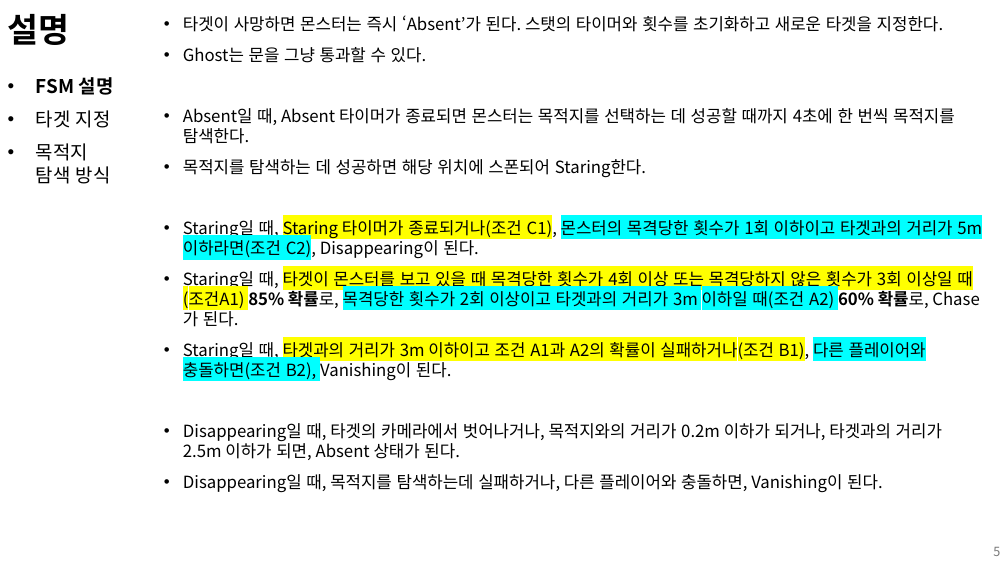
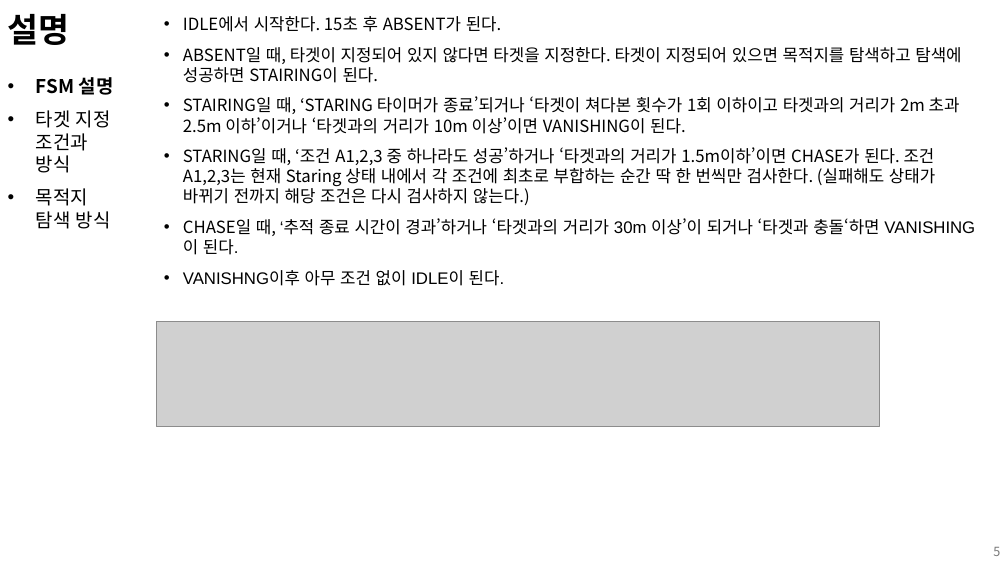
Before and after one commit to kimi5231/B1A2_project, a slide deck: slide 5 of 기획/몬스터 기획서_Ghost.pptx. Drawn at 1008x567 pixels with LibreOffice and Linux fonts; fonts in the diff are those of the drawing; grey boxes stand for pictures. Boxes give left, top, right and bottom in pixels: in the first picture for what was removed or moved away, otherwise in the second. Text is boxed around its words. In the diff, an @@ line names an element or a change of style, - is before the commit and + after.

```diff
--- a/기획/몬스터 기획서_Ghost.pptx
+++ b/기획/몬스터 기획서_Ghost.pptx
@@ text at [183, 16, 961, 286]: text changed @@
-• 타겟이 사망하면 몬스터는 즉시 ‘Absent’가 된다. 스탯의 타이머와 횟수를 초기화하고 새로운 타겟을 지정한다.
-• Ghost는 문을 그냥 통과할 수 있다.
-• Absent일 때, Absent 타이머가 종료되면 몬스터는 목적지를 선택하는 데 성공할 때까지 4초에 한 번씩 목적지를 탐색한다.
-• 목적지를 탐색하는 데 성공하면 해당 위치에 스폰되어 Staring한다.
-• Staring일 때, Staring 타이머가 종료되거나(조건 C1), 몬스터의 목격당한 횟수가 1회 이하이고 타겟과의 거리가 5m 이하라면(조건 C2), Disappearing이 된다.
-• Staring일 때, 타겟이 몬스터를 보고 있을 때 목격당한 횟수가 4회 이상 또는 목격당하지 않은 횟수가 3회 이상일 때(조건A1) 85% 확률로, 목격당한 횟수가 2회 이상이고 타겟과의 거리가 3m 이하일 때(조건 A2) 60% 확률로, Chase가 된다.
-• Staring일 때, 타겟과의 거리가 3m 이하이고 조건 A1과 A2의 확률이 실패하거나(조건 B1), 다른 플레이어와 충돌하면(조건 B2), Vanishing이 된다.
-• Disappearing일 때, 타겟의 카메라에서 벗어나거나, 목적지와의 거리가 0.2m 이하가 되거나, 타겟과의 거리가 2.5m 이하가 되면, Absent 상태가 된다.
-• Disappearing일 때, 목적지를 탐색하는데 실패하거나, 다른 플레이어와 충돌하면, Vanishing이 된다.
+• IDLE에서 시작한다. 15초 후 ABSENT가 된다.
+• ABSENT일 때, 타겟이 지정되어 있지 않다면 타겟을 지정한다. 타겟이 지정되어 있으면 목적지를 탐색하고 탐색에 성공하면 STAIRING이 된다.
+• STAIRING일 때, ‘STARING 타이머가 종료’되거나 ‘타겟이 쳐다본 횟수가 1회 이하이고 타겟과의 거리가 2m 초과 2.5m 이하’이거나 ‘타겟과의 거리가 10m 이상’이면 VANISHING이 된다.
+• STARING일 때, ‘조건 A1,2,3 중 하나라도 성공’하거나 ‘타겟과의 거리가 1.5m이하’이면 CHASE가 된다. 조건 A1,2,3는 현재 Staring 상태 내에서 각 조건에 최초로 부합하는 순간 딱 한 번씩만 검사한다. (실패해도 상태가 바뀌기 전까지 해당 조건은 다시 검사하지 않는다.)
+• CHASE일 때, ‘추적 종료 시간이 경과’하거나 ‘타겟과의 거리가 30m 이상’이 되거나 ‘타겟과 충돌‘하면 VANISHING이 된다.
+• VANISHNG이후 아무 조건 없이 IDLE이 된다.
@@ text at [36, 110, 111, 173]: text changed @@
-• 타겟 지정
+• 타겟 지정 조건과 방식
@@ picture added at [157, 322, 879, 427] @@
```
Also in this commit, not shown: 4 other slides changed, 1 slide added, 2 slides removed.
